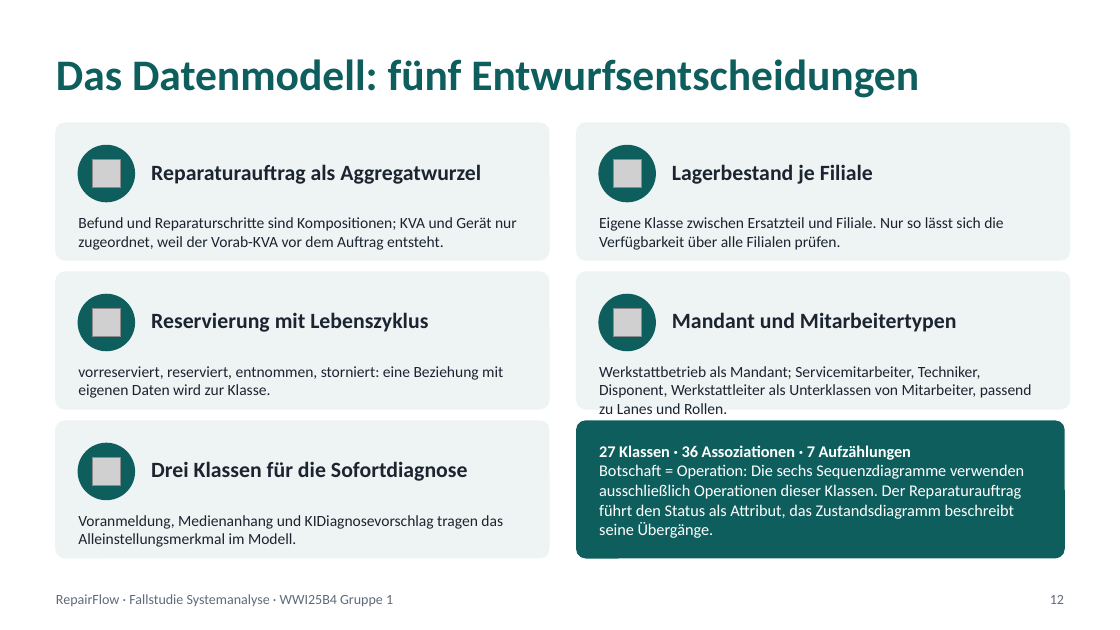
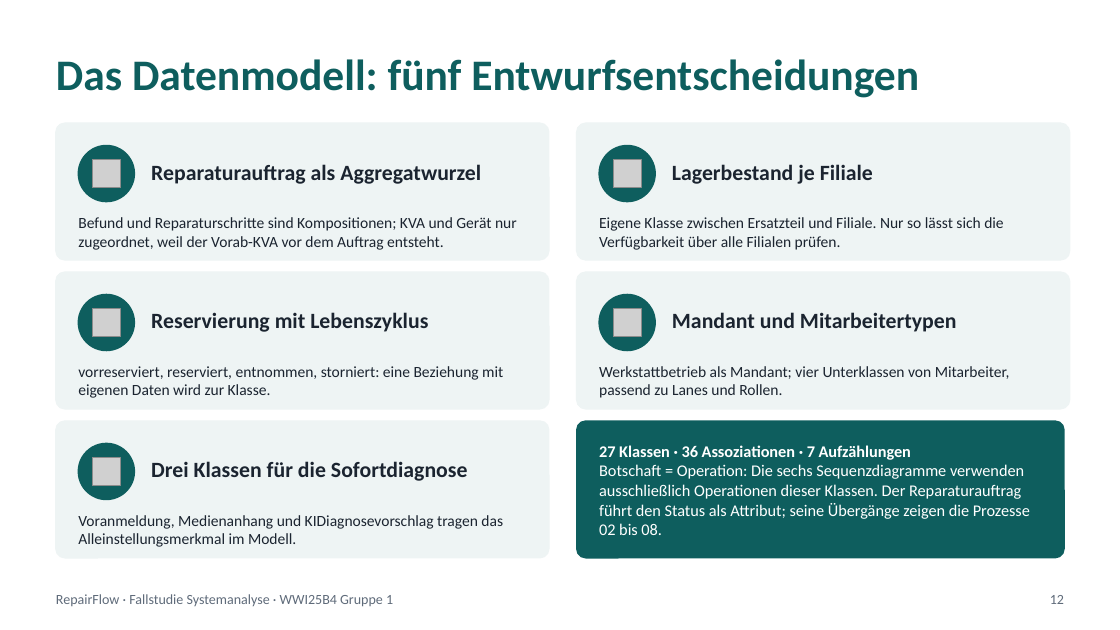
Before and after one commit to jakobschwan123-cmd/casestudy-semester-3, a slide deck: slide 12 of 4_praesentation/Abschlusspraesentation.pptx (slide 13 before the commit). Drawn at 1120x630 pixels with LibreOffice and Linux fonts; fonts in the diff are those of the drawing; grey boxes stand for pictures. Boxes give left, top, right and bottom in pixels: in the first picture for what was removed or moved away, otherwise in the second. Text is boxed around its words. In the diff, an @@ line names an element or a change of style, - is before the commit and + after.

```diff
--- a/4_praesentation/Abschlusspraesentation.pptx
+++ b/4_praesentation/Abschlusspraesentation.pptx
@@ text at (599,366,1010,398): text changed @@
-Werkstattbetrieb als Mandant; Servicemitarbeiter, Techniker, Disponent, Werkstattleiter als Unterklassen von Mitarbeiter, passend zu Lanes und Rollen.
+Werkstattbetrieb als Mandant; vier Unterklassen von Mitarbeiter, passend zu Lanes und Rollen.
@@ text at (599,464,1030,535): text changed @@
-Botschaft = Operation: Die sechs Sequenzdiagramme verwenden ausschließlich Operationen dieser Klassen. Der Reparaturauftrag führt den Status als Attribut, das Zustandsdiagramm beschreibt seine Übergänge.
+Botschaft = Operation: Die sechs Sequenzdiagramme verwenden ausschließlich Operationen dieser Klassen. Der Reparaturauftrag führt den Status als Attribut; seine Übergänge zeigen die Prozesse 02 bis 08.
```
Also in this commit, not shown: 8 other slides changed, 1 slide removed, 12 other files.
